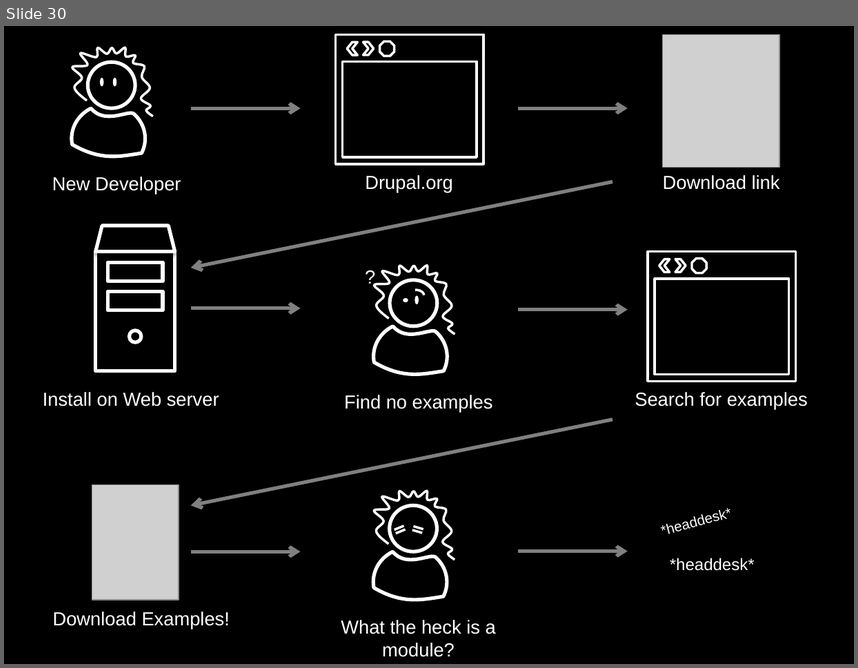
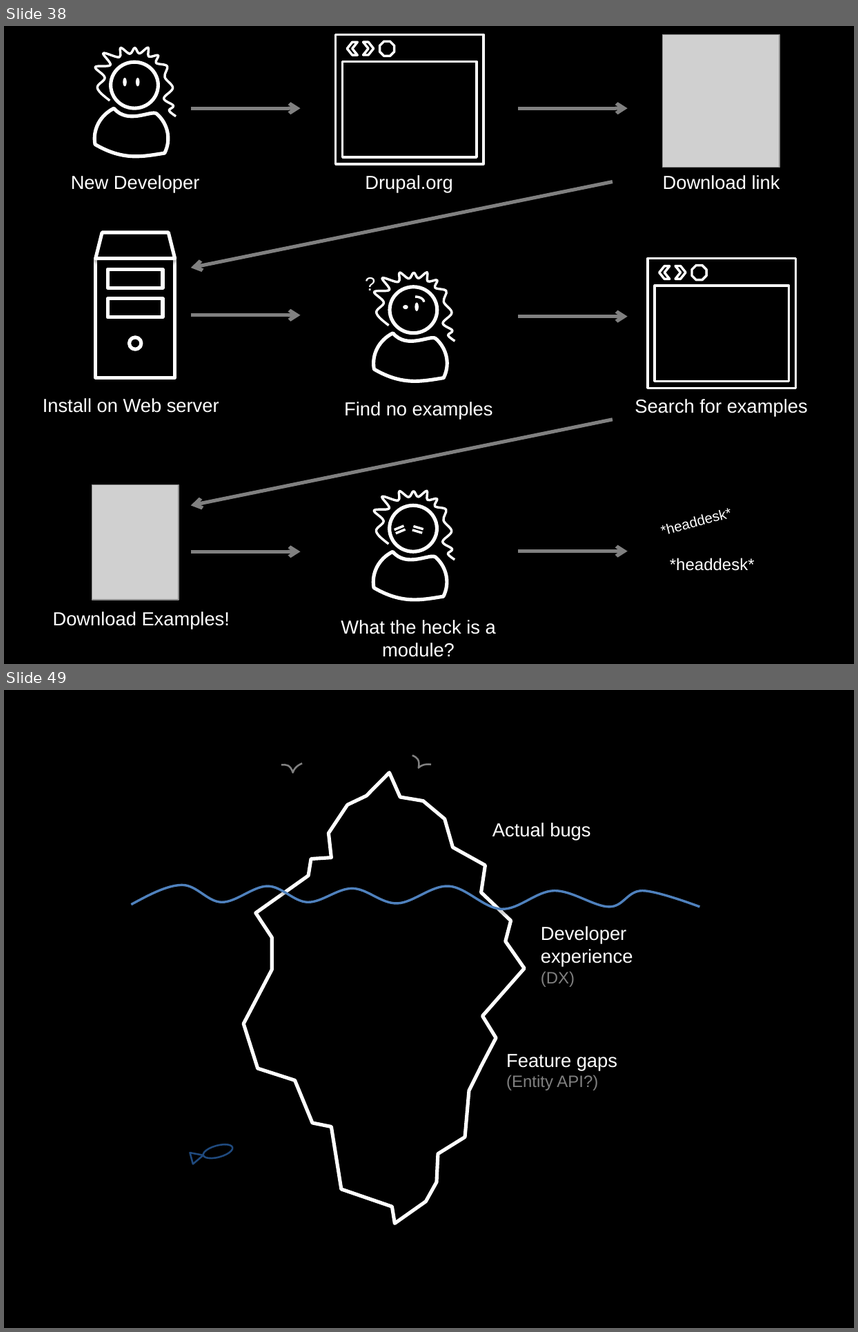
Before and after one commit to socketwench/exampleModuleAintCore, a slide deck: src/exampleModuleAintCore.pptx. Shown one above the other, each under a label of ours: slide 30 before the commit, slides 38 and 49 after it; the slides between them are not shown. The pictures are 858x668 and 858x1332 pixels, drawn with LibreOffice and Linux fonts; fonts in the diff are those of the drawing; grey boxes stand for pictures. Boxes give left, top, right and bottom in pixels: in the first picture for what was removed or moved away, otherwise in the second. Text is boxed around its words. In the diff, an @@ line names an element or a change of style, - is before the commit and + after.

```diff
--- a/src/exampleModuleAintCore.pptx
+++ b/src/exampleModuleAintCore.pptx
@@ slide 49 added at <box>4,690,854,1328</box>, background #000000 @@
@@ freeform shape added at <box>281,763,301,773</box>, outline #808080 1.5 pt @@
@@ freeform shape added at <box>408,754,431,773</box>, outline #808080 1.5 pt @@
@@ freeform shape added at <box>243,773,524,1223</box>, outline #FFFFFF 3 pt @@
@@ text added at <box>493,822,590,840</box>, 16 pt, text #FFFFFF @@
+Actual bugs
@@ freeform shape added at <box>132,885,700,909</box>, outline #4F81BD 2 pt @@
@@ text added at <box>541,926,633,987</box>, 16 pt, text #FFFFFF @@
+Developer experience
+(DX)
@@ text added at <box>506,1054,617,1090</box>, 14 pt, text #808080 @@
+Feature gaps
+(Entity API?)
@@ ellipse added at <box>202,1141,234,1161</box>, outline #1F497D 1.5 pt @@
@@ triangle added at <box>190,1150,205,1164</box>, outline #1F497D 1.5 pt @@
@@ what was slide 30 is now slide 38 @@
@@ slide 38 changed as well @@
@@ 3 ellipses, 2 freeform shapes: place and size @@
-3 ellipses, 2 freeform shapes at <box>72,47,153,157</box>
+3 ellipses, 2 freeform shapes at <box>95,47,176,157</box>
@@ text "New Developer": place and size @@
-text "New Developer" at <box>52,176,181,194</box>
+text "New Developer" at <box>71,175,199,193</box>
@@ 5 rectangles, 4 texts, 4 ellipses, 2 chevrons, 2 arrows, 2 freeform shapes, 1 trapezoid, 1 octagon, 1 arc (boxed as its full ellipse): place and size @@
-5 rectangles, 4 texts, 4 ellipses, 2 chevrons, 2 arrows, 2 freeform shapes, 1 trapezoid, 1 octagon, 1 arc (boxed as its full ellipse) at <box>43,226,808,412</box>
+5 rectangles, 4 texts, 4 ellipses, 2 chevrons, 2 arrows, 2 freeform shapes, 1 trapezoid, 1 octagon, 1 arc (boxed as its full ellipse) at <box>43,232,808,419</box>
```
Also in this commit, not shown: 19 other slides added, 20 other files.
